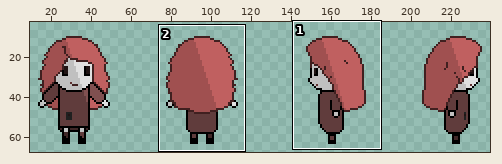
File history of a sprite sheet, res/textures/character.png. The picture above shows the old version from afar; the outline marks the close-up.
Close-up. Old version:
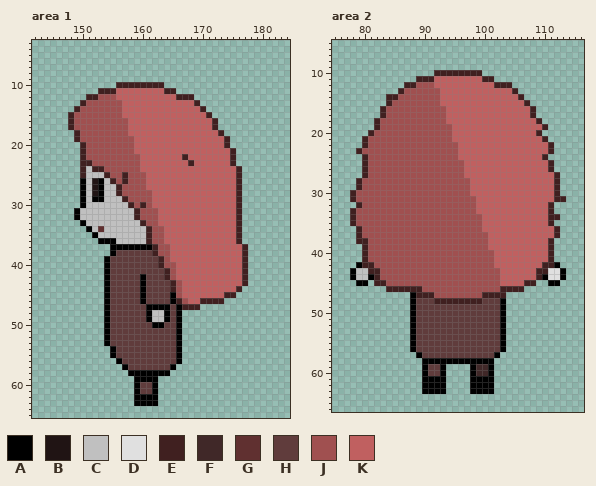
The file is 256x256 pixels. Colours within 5 levels of each other are drawn and written as one. Shown: area 1: x 142..184, y 3..65; area 2: x 75..116, y 5..66. The wide view leaves out empty margins. The commit also changed other parts of the picture, which this record leaves out.
Palette (. is transparent): A #000000  B #201414  C #c0c0c0  D #e0e0e0  E #402020  F #402828  G #603030  H #603c3c  J #a05050  K #c06060
Now the later version:
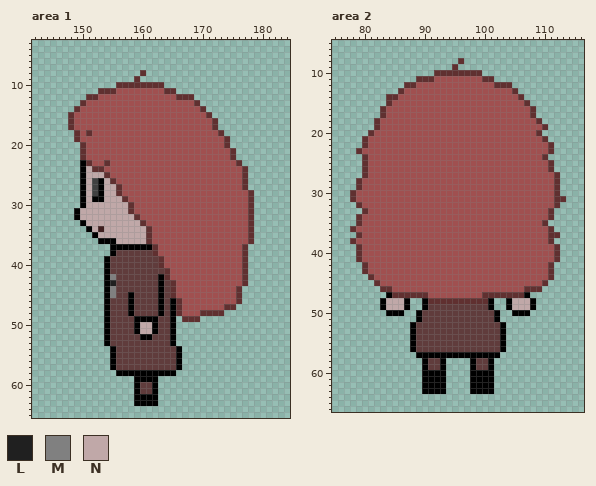
Colours new in this view: L #202020  M #808080  N #c0a8a8
Difference:
colour B: #201414 -> #404040
Area 1:
y 8: x 160 . -> G
y 9: x 159 . -> G
y 10: x 156..163 EEEEEEEE -> GGGGGGGG
y 11: x 153..165 EEEKKKKKKKKEE -> GGGJJJJJJJJGG
y 12: x 151..152 EE -> GG; x 156..168 KKKKKKKKKKEEE -> JJJJJJJJJJGGG
y 13: x 150 E -> G; x 157..169 KKKKKKKKKKKKE -> JJJJJJJJJJJJG
y 14: x 149 E -> G; x 157..170 KKKKKKKKKKKKKE -> JJJJJJJJJJJJJG
y 15: x 148 E -> G; x 157..171 KKKKKKKKKKKKKKE -> JJJJJJJJJJJJJJG
y 16..17: x 148 E -> G; x 158..172 KKKKKKKKKKKKKKE -> JJJJJJJJJJJJJJG
y 18: x 149 E -> G; x 151 J -> G; x 158..173 KKKKKKKKKKKKKKKE -> JJJJJJJJJJJJJJJG
y 19: x 149 E -> G; x 159..174 KKKKKKKKKKKKKKKE -> JJJJJJJJJJJJJJJG
y 20: x 150 E -> G; x 159..174 KKKKKKKKKKKKKKKE -> JJJJJJJJJJJJJJJG
y 21: x 150 E -> G; x 159..175 KKKKKKKKKKKKKKKKE -> JJJJJJJJJJJJJJJJG
y 22: x 150 E -> G; x 160..175 KKKKKKKEKKKKKKKE -> JJJJJJJJJJJJJJJG
y 23: x 150..151 EE -> AG; x 154 J -> G; x 160..176 KKKKKKKKEKKKKKKE. -> JJJJJJJJJJJJJJJJG
y 24: x 150..153 ECEE -> ANGG; x 160..177 KKKKKKKKKKKKKKKKE. -> JJJJJJJJJJJJJJJJJG
y 25: x 150..154 ECCCE -> ANNNG; x 157 E -> J; x 161..177 KKKKKKKKKKKKKKKE. -> JJJJJJJJJJJJJJJJG
y 26: x 151 C -> N; x 154..155 CE -> NG; x 157 E -> J; x 161..177 KKKKKKKKKKKKKKKE. -> JJJJJJJJJJJJJJJJG
y 27: x 151 C -> N; x 154..156 CCE -> NNG; x 161..177 KKKKKKKKKKKKKKKE. -> JJJJJJJJJJJJJJJJG
y 28: x 151 C -> N; x 154..156 CCE -> NNG; x 162..178 KKKKKKKKKKKKKKE.. -> JJJJJJJJJJJJJJJJG
y 29: x 151 C -> N; x 154..157 CCCE -> NNNG; x 162..178 KKKKKKKKKKKKKKE.. -> JJJJJJJJJJJJJJJJG
y 30: x 151..158 CCCCCCCE -> NNNNNNNG; x 160 E -> J; x 162..178 KKKKKKKKKKKKKKE.. -> JJJJJJJJJJJJJJJJG
y 31: x 150..159 CCCCCCCCCE -> NNNNNNNNGJ; x 163..178 KKKKKKKKKKKKKE.. -> JJJJJJJJJJJJJJJG
y 32: x 150..159 CCCCCCCCCE -> NNNNNNNNNG; x 163..178 KKKKKKKKKKKKKE.. -> JJJJJJJJJJJJJJJG
y 33: x 151..160 CCCCCCCCCE -> NNNNNNNNNG; x 163..178 KKKKKKKKKKKKKE.. -> JJJJJJJJJJJJJJJG
y 34: x 152..161 CGCCCCCCCE -> NENNNNNNNG; x 164..178 KKKKKKKKKKKKE.. -> JJJJJJJJJJJJJJG
y 35: x 153..161 CCCCCCCCE -> NNNNNNNNG; x 164..178 KKKKKKKKKKKKE.. -> JJJJJJJJJJJJJJG
y 36: x 156..161 CCCCCE -> NNNNNG; x 164..178 KKKKKKKKKKKKE.. -> JJJJJJJJJJJJJJG
y 37..38: x 162 E -> G; x 165..177 KKKKKKKKKKKKE -> JJJJJJJJJJJJG
y 39: x 163 E -> G; x 165..177 KKKKKKKKKKKKE -> JJJJJJJJJJJJG
y 40: x 163 E -> G; x 166..177 KKKKKKKKKKKE -> JJJJJJJJJJJG
y 41: x 164 E -> G; x 166..177 KKKKKKKKKKKE -> JJJJJJJJJJJG
y 42: x 155 H -> M; x 160 A -> H; x 163..164 HE -> AG; x 166..177 KKKKKKKKKKKE -> JJJJJJJJJJJG
y 43: x 155 H -> L; x 160 A -> H; x 163 H -> A; x 165 E -> G; x 167..177 KKKKKKKKKKE -> JJJJJJJJJJG
y 44: x 155 H -> M; x 160 A -> H; x 163 H -> A; x 165 E -> G; x 167..176 KKKKKKKKKE -> JJJJJJJJJG
y 45: x 155 H -> M; x 158 H -> A; x 160 A -> H; x 163 H -> A; x 165 A -> G; x 167..176 KKKKKKKEE. -> JJJJJJJJJG
y 46: x 158 H -> A; x 160 A -> H; x 163 H -> A; x 166 E -> G; x 168..176 KKEEEE... -> JJJJJJJJG
y 47: x 158 H -> A; x 161..162 AA -> HH; x 164..175 AHAEEE...... -> HAGJJJJJJJGG
y 48: x 158 H -> A; x 161..173 ACCAHA....... -> HHAHAGJJJGGGG
y 49: x 159..160 HH -> AA; x 162..169 CCAHA... -> AHHA.GGG
y 50: x 159..161 HHH -> ANN; x 163 A -> H; x 165..166 HA -> A.
y 51: x 159..162 HHHH -> ANNA; x 165..166 HA -> A.
y 52: x 160..161 HH -> AA; x 165..166 HA -> A.
y 53: x 165..166 HA -> A.
y 56: x 155..156 .A -> AH
y 57: x 155..157 ..A -> AHH; x 165..166 A. -> HA
y 58: x 156..157 .. -> AA; x 165 . -> A
Area 2:
y 8: x 96 . -> G
y 9: x 95 . -> G
y 10: x 92..99 EEEEEEEE -> GGGGGGGG
y 11: x 89..101 EEEKKKKKKKKEE -> GGGJJJJJJJJGG
y 12: x 87..88 EE -> GG; x 92..104 KKKKKKKKKKEEE -> JJJJJJJJJJGGG
y 13: x 86 E -> G; x 93..105 KKKKKKKKKKKKE -> JJJJJJJJJJJJG
y 14: x 84..85 EE -> GG; x 93..106 KKKKKKKKKKKKKE -> JJJJJJJJJJJJJG
y 15: x 84 E -> G; x 93..107 KKKKKKKKKKKKKKE -> JJJJJJJJJJJJJJG
y 16..17: x 83 E -> G; x 94..108 KKKKKKKKKKKKKKE -> JJJJJJJJJJJJJJG
y 18: x 82 E -> G; x 94..109 KKKKKKKKKKKKKKKE -> JJJJJJJJJJJJJJJG
y 19: x 82 E -> G; x 95..110 KKKKKKKKKKKKKKKE -> JJJJJJJJJJJJJJJG
y 20: x 81 E -> G; x 95..109 KKKKKKKKKKKKKKE -> JJJJJJJJJJJJJJG
y 21: x 80 E -> G; x 95..110 KKKKKKKKKKKKKKKE -> JJJJJJJJJJJJJJJG
y 22: x 80 E -> G; x 96..111 KKKKKKKKKKKKKKKE -> JJJJJJJJJJJJJJJG
y 23: x 79 E -> G; x 96..111 KKKKKKKKKKKKKKKE -> JJJJJJJJJJJJJJJG
y 24: x 80 E -> G; x 96..110 KKKKKKKKKKKKKKE -> JJJJJJJJJJJJJJG
y 25..26: x 80 E -> G; x 97..111 KKKKKKKKKKKKKKE -> JJJJJJJJJJJJJJG
y 27: x 80 E -> G; x 97..112 KKKKKKKKKKKKKKKE -> JJJJJJJJJJJJJJJG
y 28..29: x 79 E -> G; x 98..112 KKKKKKKKKKKKKKE -> JJJJJJJJJJJJJJG
y 30: x 78 E -> G; x 98..112 KKKKKKKKKKKKKKE -> JJJJJJJJJJJJJJG
y 31: x 78 E -> G; x 99..113 KKKKKKKKKKKKKEE -> JJJJJJJJJJJJJGG
y 32: x 79 E -> G; x 99..112 KKKKKKKKKKKKE. -> JJJJJJJJJJJJJG
y 33: x 78..80 EJJ -> ..G; x 99..111 KKKKKKKKKKKKE -> JJJJJJJJJJJJG
y 34: x 78..79 EJ -> .G; x 100..112 KKKKKKKKKKKEE -> JJJJJJJJJJJG.
y 35: x 78..79 EJ -> .G; x 100..111 KKKKKKKKKKKE -> JJJJJJJJJJG.
y 36: x 78..79 .E -> GJ; x 100..112 KKKKKKKKKKKKE -> JJJJJJJJJJJG.
y 37: x 79 E -> G; x 101..112 KKKKKKKKKKKE -> JJJJJJJJJJGG
y 38: x 78..80 .EE -> GJJ; x 101..111 KKKKKKKKKKE -> JJJJJJJJJJG
y 39: x 79..80 .E -> GJ; x 101..112 KKKKKKKKKKE. -> JJJJJJJJJJJG
y 40..41: x 79..80 .E -> GJ; x 102..112 KKKKKKKKKE. -> JJJJJJJJJJG
y 42: x 79..81 AEE -> .GJ; x 102..112 KKKKKKKKEEA -> JJJJJJJJJG.
y 43: x 78..82 ACCEE -> ..GJJ; x 103..113 KKKKKKEEDDA -> JJJJJJJJG..
y 44: x 78..82 ACCAE -> ...GJ; x 103..113 KKKKKKEADDA -> JJJJJJJJG..
y 45: x 79..80 AA -> ..; x 82..83 EE -> GJ; x 103..112 KKKKEE..AA -> JJJJJJJG..
y 46: x 83..89 .EEEEEE -> GGJJJJJ; x 103..109 EEEE... -> JJJJGGG
y 47: x 84..91 ....AEEE -> AGGGGGGJ; x 100..107 EEEE.... -> GGGGGGGA
y 48: x 83..108 .....AHHHEEEEEEEEHHHA..... -> ANNNA..AGGGGGGGGGGA..ANNNA
y 49: x 83..90 .....AHH -> ANNNA..A; x 101..108 HHA..... -> A..ANNNA
y 50: x 84..86 ... -> AAA; x 88..89 AH -> .A; x 102..103 HA -> A.; x 105..107 ... -> AAA
y 51: x 88..89 AH -> .A; x 102..103 HA -> A.
y 57: x 90..101 HHHHHHHHHHHH -> AAAAAAAAAAAA
y 58: x 91..92 AA -> HH; x 94..97 AAAA -> ....; x 99..100 AA -> HH
y 59: x 99..100 FF -> HH
y 60: x 91..92 HH -> AA; x 99..100 FF -> AA
Pixel boxes of the changes (left, top, right, bottom) in both close-ups:
changed: (68, 70, 254, 376)
changed: (350, 58, 566, 322)
changed: (422, 352, 494, 376)
